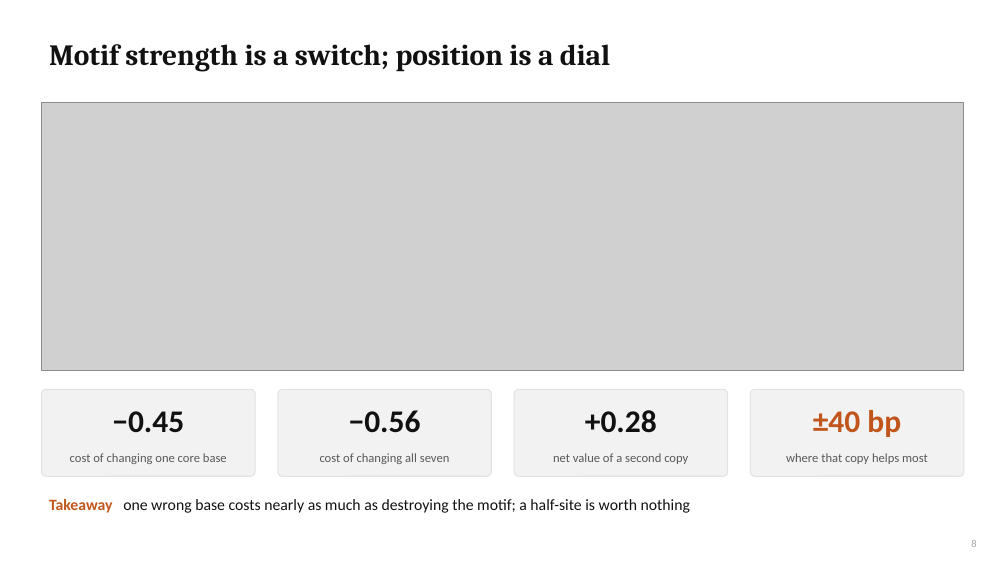
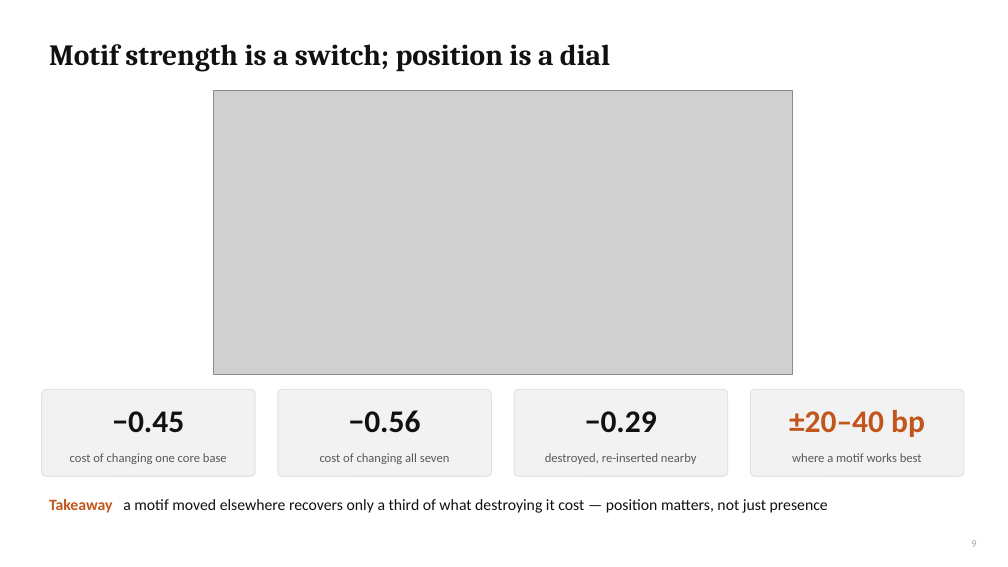
Before and after one commit to cytokine4242/Alpha_Genome_Ap1, a slide deck: slide 9 of Analysis/AP1_AlphaGenome_results.pptx (slide 8 before the commit). Drawn at 1008x567 pixels with LibreOffice and Linux fonts; fonts in the diff are those of the drawing; grey boxes stand for pictures. Boxes give left, top, right and bottom in pixels: in the first picture for what was removed or moved away, otherwise in the second. Text is boxed around its words. In the diff, an @@ line names an element or a change of style, - is before the commit and + after.

```diff
--- a/Analysis/AP1_AlphaGenome_results.pptx
+++ b/Analysis/AP1_AlphaGenome_results.pptx
@@ picture: place and size @@
-picture at <box>42,102,964,371</box>
+picture at <box>213,91,792,374</box>
@@ text at <box>585,411,657,433</box>: text changed @@
-+0.28
+−0.29
@@ text at <box>789,410,925,437</box>: text changed @@
-±40 bp
+±20–40 bp
@@ text at <box>545,453,697,464</box>: text changed @@
-net value of a second copy
+destroyed, re-inserted nearby
@@ text at <box>792,453,922,462</box>: text changed @@
-where that copy helps most
+where a motif works best
@@ text at <box>49,499,828,513</box>: text changed @@
-Takeaway one wrong base costs nearly as much as destroying the motif; a half-site is worth nothing
+Takeaway a motif moved elsewhere recovers only a third of what destroying it cost — position matters, not just presence
```
Also in this commit, not shown: 4 other slides changed, 5 slides added, 4 slides removed, 44 other files.
